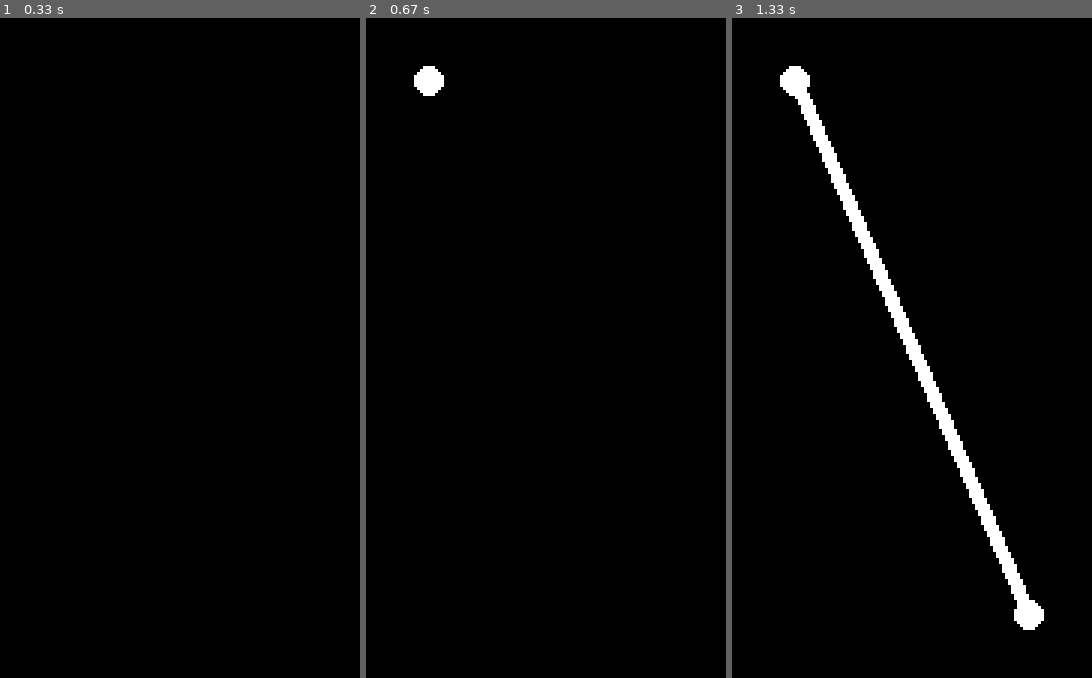
Above: before the commit, frames 1-3 (left to right).
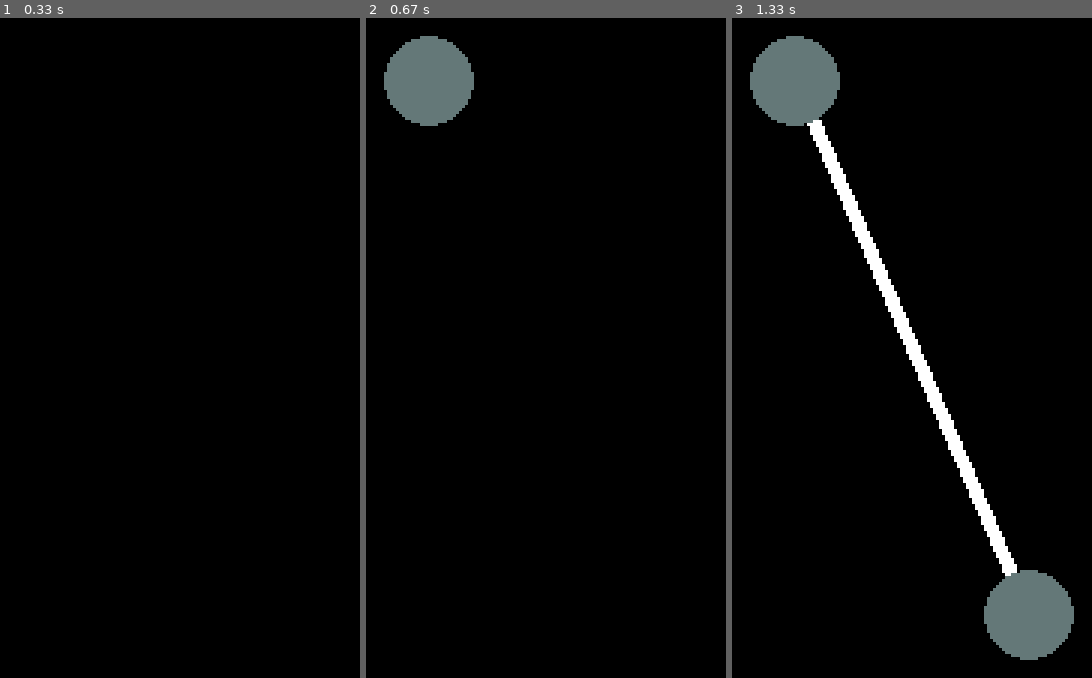
Above: after the commit, the same moments.

Repository: vinnnyr/Vinny-Truss-Solver
Game: pygame game, started from newMain.py
Two runs of this game, one before a commit and one after it. Both use one fixed random seed, a clock stepped at 60 frames per second and the inputs below.
Inputs (mouse positions are in pixels of both pictures, inside the frame that each line leads up to):
- Up to frame 1 (0.33 s): no input
- Up to frame 2 (0.67 s): click (430, 84) at 0.38 s
- Up to frame 3 (1.33 s): click (1027, 612) at 0.72 s; click (outside the picture) at 1.05 s

Frame 1 is identical in both runs. In frame 2, 2.6% of the frame differs, in the area x 5-30%, y 2-17%; in frame 3, 5.2%, in the area x 5-95%, y 2-98%.

Commit message:
Added Node object...even though I said I wouldn't

Diff:
--- a/newMain.py
+++ b/newMain.py
@@ -1,20 +1,24 @@
 import pygame
-import numpy as np
 import math
 
-def checkCollide(classList,pos, r):
+white = (255, 255, 255)
+grey = (100, 120, 120)
+black = (0, 0, 0)
+
+
+def checkCollide(classList, pos, r):
     var = classList.__class__.__name__
-    (x,y)=pos
-    if (var != "list"): #if single var is to be checked, make it into a list
+    (x, y) = pos
+    if (var != "list"):  # if single var is to be checked, make it into a list
         classList = [classList]
     list = []
     for p in classList:
-        className=p.__class__.__name__
-        if className=='tuple': #if classList is a list of tups, unpack the tup
-            (a,b)=p
+        className = p.__class__.__name__
+        if className == 'tuple':  # if classList is a list of tups, unpack the tup
+            (a, b) = p
             if abs(math.hypot(a - x, b - y)) <= r:
                 list = list + [p]
-        else: #otherwise cehck against the x and y pos
+        else:  # otherwise cehck against the x and y pos
             if abs(math.hypot(p.x - x, p.y - y)) <= r:
                 list = list + [p]
     if len(list) == 0:
@@ -25,35 +29,42 @@
     else:
         return list
 
+# A Structure has a list of Members, and a member has a list of nodes
 class Structure:
     def __init__(self):
         self.membList = []
 
-    def create(self): #will be called when mouse is clicked
-        if len(self.membList) > 0: #If membList is populated
-            lastMemb = self.membList[len(self.membList) - 1] #get the last member
+    def create(self):  # will be called when mouse is clicked
+        if len(self.membList) > 0:  # If membList is populated
+            lastMemb = self.membList[len(self.membList) - 1]  # get the last member
             if lastMemb.moving:
-                self.startPosList=self.getStartPos()
-                var=checkCollide(self.startPosList,(mouseX,mouseY),15)
-                lastMemb.moving = False #If this was entered, the member is now "complete"
+                self.startPosList = self.getStartPos()
+                var = checkCollide(self.startPosList, (mouseX, mouseY), 15)
+                lastMemb.moving = False  # If this was entered, the member is now "complete"
                 if var:
-                    if var.__class__.__name__=='list':
-                        var=var[0] #this condition happens when you trace over members
-                    lastMemb.endPos=var
-            else:#Check collide with end of other memb (to connect) and then add new Memb
-                var=checkCollide(lastMemb,(mouseX,mouseY),15)
+                    if var.__class__.__name__ == 'list':
+                        var = var[0]  # this condition happens when you trace over members
+                    lastMemb.endPos = var
+            else:  # Check collide with end of other memb (to connect) and then add new Memb
+                #var = checkCollide(lastMemb, (mouseX, mouseY), 15)
+                var=checkCollide(self.membList, (mouseX, mouseY), 15)
                 if var:
-                    self.addMemb(lastMemb.endPos) #start new memb
-        else: #No membList population, start one.
-            self.addMemb((mouseX,mouseY))
+                    if var.__class__.__name__ == 'list':
+                        var = var[0]  # this condition happens when you trace over members
+                    #self.addMemb(lastMemb.endPos)  # start new memb
+                    self.addMemb(var.endPos)
+        else:  # No membList population, start one.
+            self.addMemb((mouseX, mouseY))
 
-    def addMemb(self,pos):
+    def addMemb(self, pos):
         self.membList.append(Member(pos))
+
     def getStartPos(self):
-        list=[]
+        list = []
         for m in self.membList:
             list.append(m.startPos)
         return list
+
     def display(self):
         for m in self.membList:
             m.display()
@@ -63,20 +74,32 @@
     def __init__(self, startPos):
         self.startPos = startPos
         self.endPos = (mouseX, mouseY)
-        self.color = (255, 255, 255) #white
+        self.nodeList = []
+        self.nodeList.append(Node(self.startPos, True))  # pygame.draw.circle(screen, grey, self.startPos, 15)
+        self.color = white  # white
         self.moving = True
 
     def display(self):
         if self.moving:
             self.endPos = (mouseX, mouseY)
-            (self.x,self.y)=self.endPos
-        else:
-            name=self.endPos.__class__.__name__
-            if name!= 'tuple':
-                print(name)
-            pygame.draw.circle(screen, self.color, self.endPos, 5)
-        pygame.draw.circle(screen, self.color, self.startPos, 5)
+            (self.x, self.y) = self.endPos
         pygame.draw.line(screen, self.color, self.startPos, self.endPos, 5)
+        if self.moving == False & len(self.nodeList)<2: #Each member only has two nodes
+            self.nodeList.append(Node(self.endPos, False))  # pygame.draw.circle(screen, grey, self.endPos, 15)
+        for n in self.nodeList:
+            n.display()
+
+
+class Node:
+    def __init__(self, pos, isStart):
+        self.isStart = isStart
+        self.pos = pos
+        self.r = 15
+        (self.x, self.y) = pos
+        self.color = grey
+
+    def display(self):
+        pygame.draw.circle(screen, self.color, self.pos, self.r)
 
 
 # Pygame Stuff
@@ -85,8 +108,9 @@
 pygame.display.set_caption("Vinny's Truss Solver")
 clock = pygame.time.Clock()
 # defaultFont = pygame.font.get_default_font()
-myFont = pygame.font.SysFont('Futura',
-                             18)  # IF this doesnt work, replace the string 'Futura' with the variable defaultFont
+myFont = pygame.font.SysFont(
+    'Futura',
+    18)  # IF this doesnt work, replace the string 'Futura' with the variable defaultFont
 mainStruct = Structure()  # init structure
 done = False
 while not done:
@@ -98,7 +122,7 @@
             mainStruct.create()
 
     # Display, Flip, Tick
-    screen.fill((0,0,0))#black
+    screen.fill((0, 0, 0))  # black
     mainStruct.display()
     pygame.display.flip()
     clock.tick(60)
